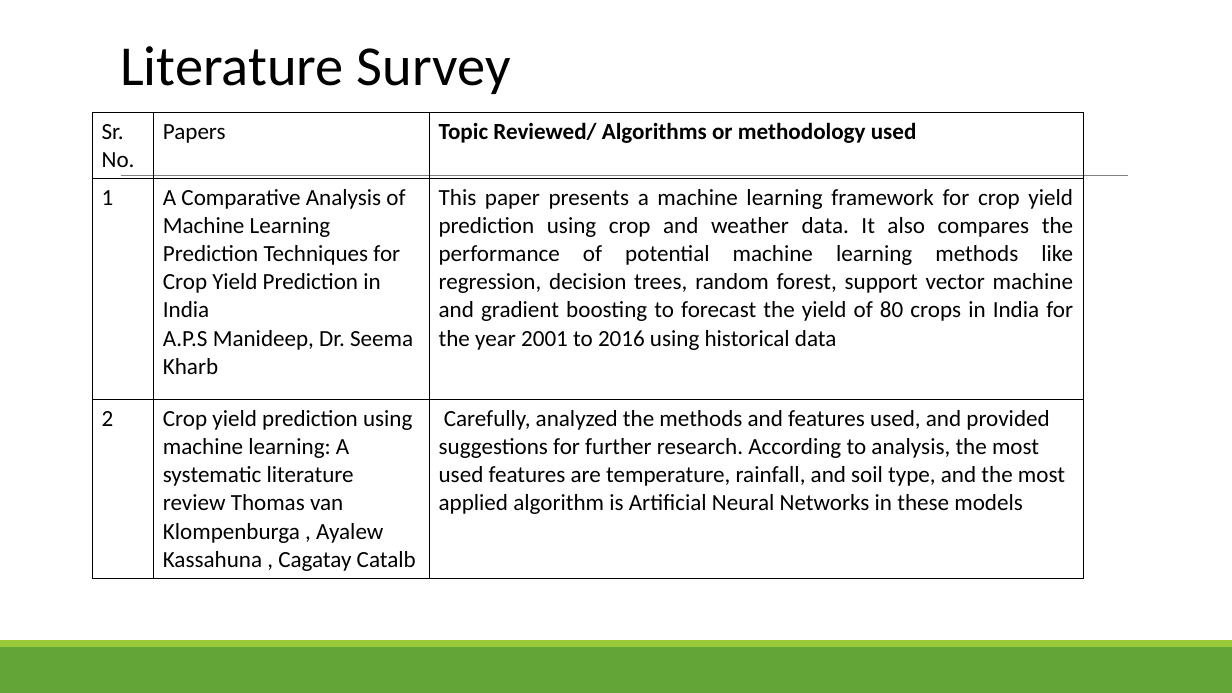
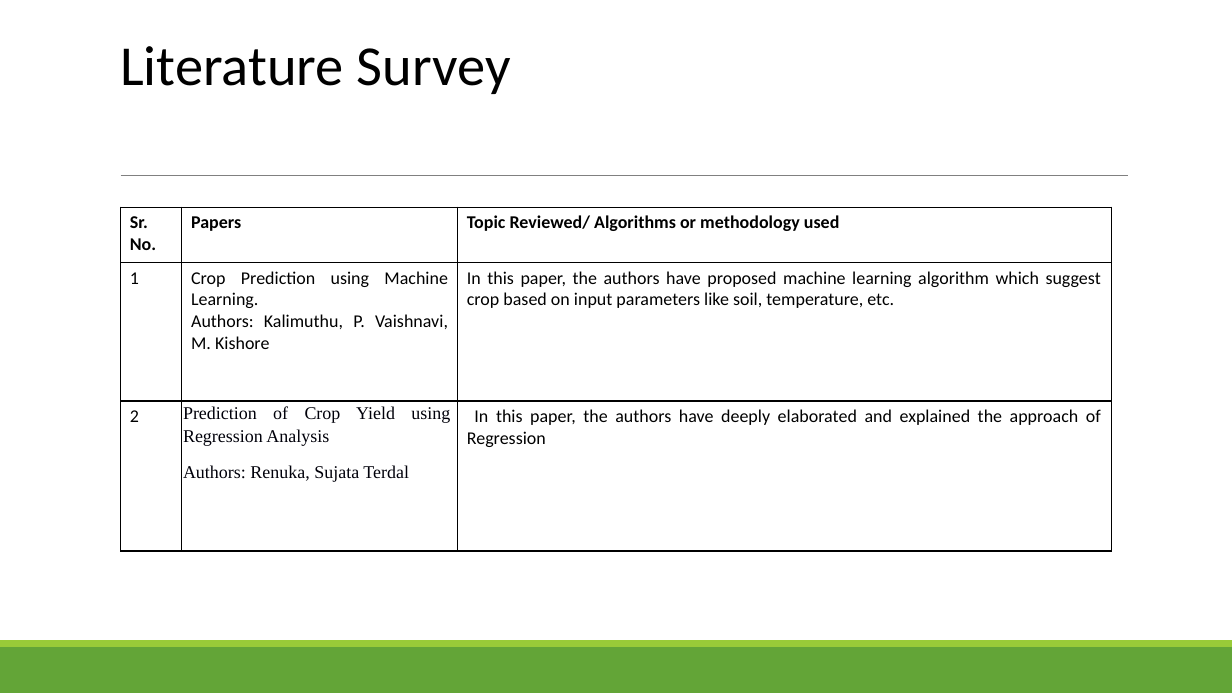
Before and after one commit to prajwalsable99/B.E.Project-, a slide deck: slide 7 of project-review1 grp-26.pptx. Drawn at 1232x693 pixels with LibreOffice and Linux fonts; fonts in the diff are those of the drawing. Boxes give left, top, right and bottom in pixels: in the first picture for what was removed or moved away, otherwise in the second. Text is boxed around its words. In the diff, an @@ line names an element or a change of style, - is before the commit and + after.

```diff
--- a/project-review1 grp-26.pptx
+++ b/project-review1 grp-26.pptx
@@ table at bbox=[121, 207, 1111, 551] @@
-row 2, column 2: A Comparative Analysis of Machine Learning Prediction Techniques for Crop Yield Prediction in India / A.P.S Manideep, Dr. Seema Kharb
+row 2, column 2: Crop Prediction using Machine Learning. / Authors: Kalimuthu, P. Vaishnavi, M. Kishore
-row 2, column 3: This paper presents a machine learning framework for crop yield prediction using crop and weather data. It also compares the performance of potential machine learning methods like regression, decision trees, random forest, support vector machine and gradient boosting to forecast the yield of 80 crops in India for the year 2001 to 2016 using historical data
+row 2, column 3: In this paper, the authors have proposed machine learning algorithm which suggest crop based on input parameters like soil, temperature, etc.
-row 3, column 2: Crop yield prediction using machine learning: A systematic literature review Thomas van Klompenburga , Ayalew Kassahuna , Cagatay Catalb
+row 3, column 2: Prediction of Crop Yield using Regression Analysis / Authors: Renuka, Sujata Terdal
-row 3, column 3: Carefully, analyzed the methods and features used, and provided suggestions for further research. According to analysis, the most used features are temperature, rainfall, and soil type, and the most applied algorithm is Artificial Neural Networks in these models
+row 3, column 3: In this paper, the authors have deeply elaborated and explained the approach of Regression
@@ size 18 to 14 pt in "Sr. No.", "Papers", "Topic Reviewed/ Algorithms or methodology used", "1" and 1 more places @@
@@ bold on in "Sr. No.", "Papers" @@
@@ alignment left to justified @@
@@ table: place and size @@
-table at bbox=[92, 113, 1082, 575]
+table at bbox=[121, 207, 1111, 551]
```
Also in this commit, not shown: 1 other slide changed, 1 slide added, 1 slide removed, 2 other files.
